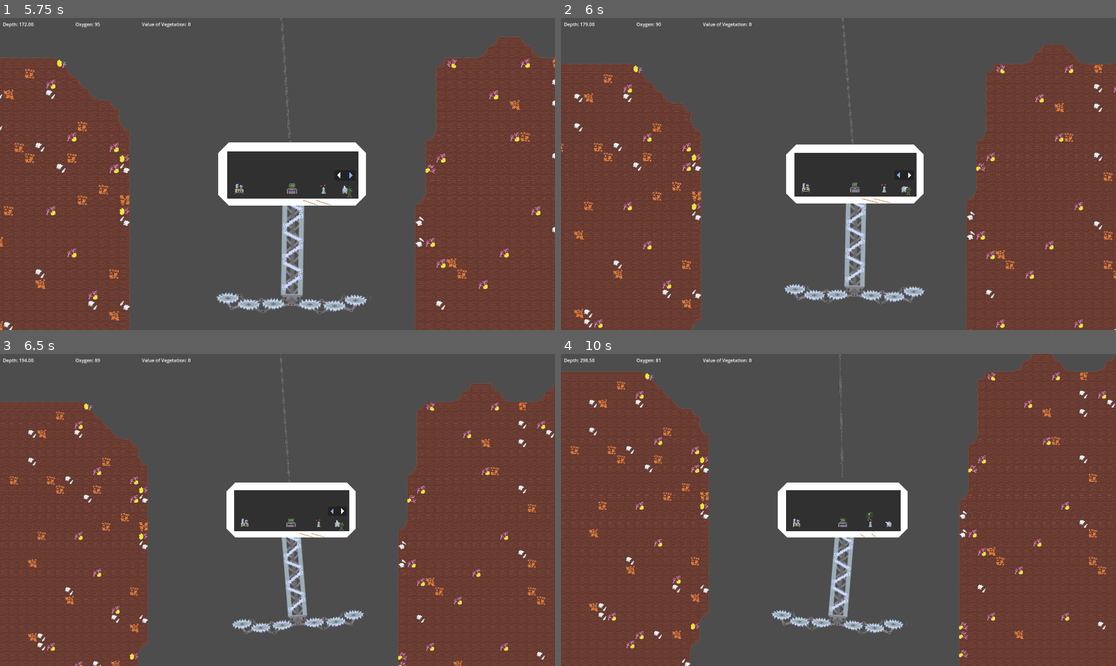
Above: before the commit, frames 1-4 (two rows, left to right).
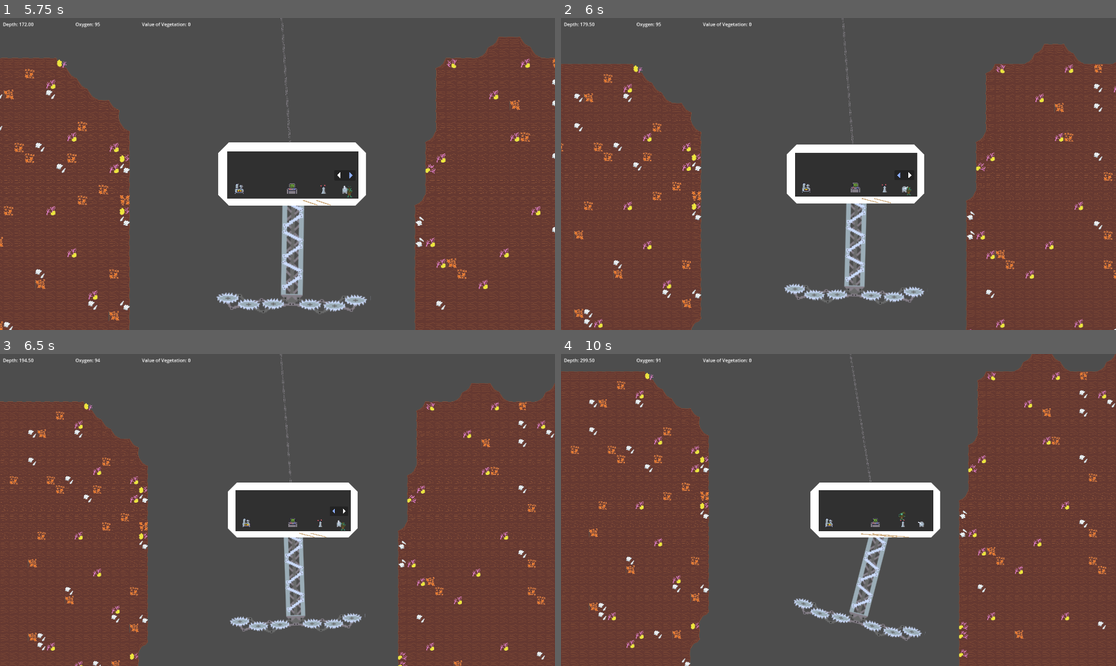
Above: after the commit, the same moments.

Repository: DSurguy/spring-2024-2d-jam
Game: Godot game, scene res://scenes/GameScene/GameScene.tscn
Two runs of this game, one before a commit and one after it. Both use one fixed random seed, a clock stepped at 60 frames per second and the inputs below. This scene is started directly instead of the project's main scene. Sound files missing from this copy of the repository are replaced by a short silence.
Inputs (mouse positions are in pixels of both pictures, inside the frame that each line leads up to):
- Up to frame 1 (5.75 s): tap Enter (ui_accept) at 0.5, 0.77, 1.52, 3.02, 3.77, 4.52 s; move the mouse to (399, 158) at 0.52 s; hold D (move_right) 0.53-2.03 s; tap Down (aim_down) at 0.6 s; move the mouse to (166, 189) at 1.27 s; tap Left (aim_left) at 1.35 s; move the mouse to (333, 105) at 2.02 s; hold A (move_left) 2.03-2.78 s; tap Right (aim_right) at 2.1 s; move the mouse to (249, 236) at 2.77 s; hold D (move_right) 2.78-4.28 s; tap Up (aim_up) at 2.85 s; move the mouse to (444, 220) at 3.52 s; tap E (interact) at 3.6 s; move the mouse to (111, 127) at 4.27 s; hold A (move_left) 4.28-5.03 s; click (111, 127) at 4.35 s; move the mouse to (305, 174) at 5.02 s; hold D (move_right) from 5.03 s (still down); tap Mouse wheel down (zoom_down) at 5.1 s
- Up to frame 2 (6 s): move the mouse to (755, 96) at 5.77 s; release D (move_right) at 5.78 s; hold A (move_left) from 5.78 s (still down); tap Mouse wheel up (zoom_up) at 5.85 s
- Up to frame 3 (6.5 s): keep holding A (move_left); tap Enter (ui_accept) at 6.02 s
- Up to frame 4 (10 s): move the mouse to (960, 494) at 6.52 s; tap Down (aim_down) at 6.6 s; tap Enter (ui_accept) at 6.77, 7.52, 9.02, 9.77 s; move the mouse to (727, 525) at 7.27 s; release A (move_left) at 7.28 s; hold D (move_right) 7.28-9.53 s; tap Left (aim_left) at 7.35 s; move the mouse to (894, 441) at 8.02 s; tap Right (aim_right) at 8.1 s; move the mouse to (810, 572) at 8.77 s; tap Up (aim_up) at 8.85 s; move the mouse to (1005, 556) at 9.52 s; hold A (move_left) from 9.53 s (still down); tap E (interact) at 9.6 s

Frame 1 is identical in both runs. In frame 2, 0.9% of the frame differs, in the area x 0-100%, y 0-100%; in frame 3, 2.0%; in frame 4, 7.5%.

Commit message:
added turtle animation

Diff:
--- a/scenes/GameScene/Animal.gd
+++ b/scenes/GameScene/Animal.gd
@@ -12,6 +12,8 @@
 var submarine:Node2D
 var game_scene:Node2D
 @onready var rigidbody:RigidBody2D = $RigidBody2D
+
+@onready var sprite:Sprite2D = $Sprite2D
 
 # Called when the node enters the scene tree for the first time.
 func _ready():
@@ -36,6 +38,13 @@
 	# eventually come to rest
 	rigidbody.apply_central_force(rigidbody.linear_velocity * damping_force_factor)
 
+	if rigidbody.linear_velocity.x < 0 :
+		sprite.flip_h = true
+	else :
+		sprite.flip_h = false
+
+	sprite.position = rigidbody.position
+
 func _find_closest_plant():
 	var collection = submarine.get_node("Stations/Trawl/Collection")
 	plant_distance = 99999
--- a/scenes/GameScene/animal_director.tscn
+++ b/scenes/GameScene/animal_director.tscn
@@ -1,9 +1,13 @@
-[gd_scene load_steps=3 format=3 uid="uid://b32luoe7xtk5f"]
+[gd_scene load_steps=3 format=3 uid="uid://dg5kl1q2p0xkg"]
 
 [ext_resource type="Script" path="res://scenes/GameScene/AnimalDirector.gd" id="1_fr80n"]
-[ext_resource type="PackedScene" uid="uid://dk5ga2mg3hvma" path="res://scenes/GameScene/turtle.tscn" id="2_gkn8f"]
+[ext_resource type="PackedScene" uid="uid://rdw40v3okmnq" path="res://scenes/GameScene/turtle.tscn" id="2_gkn8f"]
 
 [node name="AnimalDirector" type="Node2D"]
 script = ExtResource("1_fr80n")
 
+[node name="Turtle2" parent="." instance=ExtResource("2_gkn8f")]
+position = Vector2(-200, 1000)
+
 [node name="Turtle" parent="." instance=ExtResource("2_gkn8f")]
+position = Vector2(200, 1000)
--- a/scenes/GameScene/turtle.tscn
+++ b/scenes/GameScene/turtle.tscn
@@ -1,12 +1,34 @@
-[gd_scene load_steps=3 format=3 uid="uid://dk5ga2mg3hvma"]
+[gd_scene load_steps=6 format=3 uid="uid://rdw40v3okmnq"]
 
 [ext_resource type="Script" path="res://scenes/GameScene/Turtle.gd" id="1_g7eao"]
+[ext_resource type="Texture2D" uid="uid://m6g55q33ayjg" path="res://assets/sprites/turtle.png" id="2_cucv5"]
 
 [sub_resource type="CircleShape2D" id="CircleShape2D_ujw36"]
 radius = 25.0
 
+[sub_resource type="Animation" id="Animation_s5jou"]
+resource_name = "moving"
+length = 0.8
+loop_mode = 1
+tracks/0/type = "value"
+tracks/0/imported = false
+tracks/0/enabled = true
+tracks/0/path = NodePath("Sprite2D:frame")
+tracks/0/interp = 1
+tracks/0/loop_wrap = true
+tracks/0/keys = {
+"times": PackedFloat32Array(0, 0.2, 0.4, 0.6),
+"transitions": PackedFloat32Array(1, 1, 1, 1),
+"update": 1,
+"values": [0, 1, 2, 3]
+}
+
+[sub_resource type="AnimationLibrary" id="AnimationLibrary_yb2pl"]
+_data = {
+"moving": SubResource("Animation_s5jou")
+}
+
 [node name="Turtle" type="Node2D"]
-position = Vector2(303, 246)
 script = ExtResource("1_g7eao")
 
 [node name="RigidBody2D" type="RigidBody2D" parent="."]
@@ -17,3 +39,13 @@
 [node name="CollisionShape2D" type="CollisionShape2D" parent="RigidBody2D"]
 shape = SubResource("CircleShape2D_ujw36")
 debug_color = Color(0.923341, 4.87083e-05, 0.684148, 0.42)
+
+[node name="Sprite2D" type="Sprite2D" parent="."]
+texture = ExtResource("2_cucv5")
+hframes = 4
+
+[node name="AnimationPlayer" type="AnimationPlayer" parent="."]
+libraries = {
+"": SubResource("AnimationLibrary_yb2pl")
+}
+autoplay = "moving"
Binary file added: assets/sprites/turtle.png
Not shown, added: assets/sprites/turtle.png.import
Not shown: 1 places in scenes/GameScene/submarine.tscn that only renumber resources
